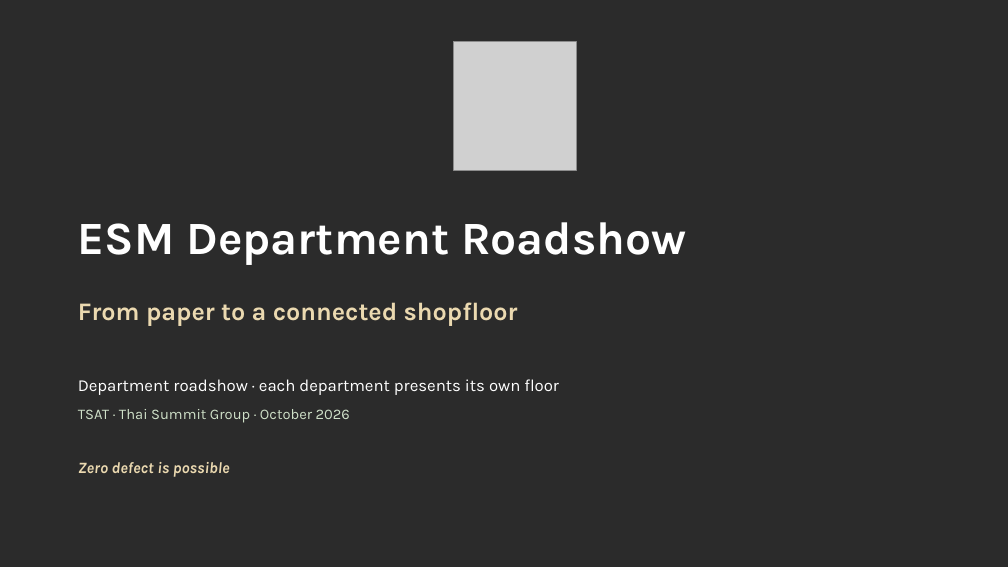
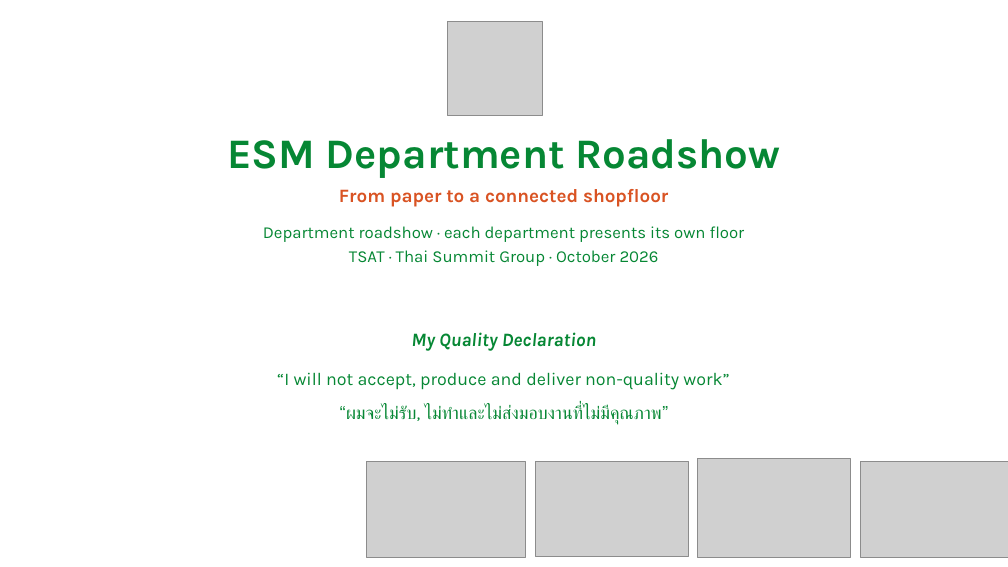
Before and after one commit to tsat4pd3-sketch/4Mmanagement, a slide deck: slide 1 of docs/meetings/TSAT_ESM_Department_Roadshow_2026-10.pptx. Drawn at 1008x567 pixels with LibreOffice and Linux fonts; fonts in the diff are those of the drawing; grey boxes stand for pictures; background and template pictures are left out; a plain dark background stands for a picture behind light text. Boxes give left, top, right and bottom in pixels: in the first picture for what was removed or moved away, otherwise in the second. Text is boxed around its words. In the diff, an @@ line names an element or a change of style, - is before the commit and + after.

```diff
--- a/docs/meetings/TSAT_ESM_Department_Roadshow_2026-10.pptx
+++ b/docs/meetings/TSAT_ESM_Department_Roadshow_2026-10.pptx
@@ background picture (left out) to #FFFFFF @@
@@ picture added at (448,21,542,116) @@
@@ picture removed at (454,42,576,170) @@
@@ text "ESM Department Roadshow": place and size @@
-text "ESM Department Roadshow" at (78,222,687,265)
+text "ESM Department Roadshow" at (227,139,780,178)
@@ text "ESM Department Roadshow" at (227,139,780,178): size 44 to 40 pt, text colour #FFFFFF to #068734; alignment left to centre; vertical alignment top to middle @@
@@ text "From paper to a connected ...": place and size @@
-text "From paper to a connected ..." at (78,302,518,326)
+text "From paper to a connected ..." at (339,189,668,207)
@@ text "From paper to a connected ..." at (339,189,668,207): size 24 to 18 pt, text colour #EBD9B0 to #D95323; alignment left to centre; vertical alignment top to middle @@
@@ text "Department roadshow · each department ...": place and size @@
-text "Department roadshow · each department ..." at (78,379,559,395)
+text "Department roadshow · each department ..." at (263,226,745,266)
@@ text at (263,226,745,242): text colour #FFFFFF to #068734 in "Department roadshow · each department presents its ..."; alignment left to centre; more space between paragraphs @@
@@ text at (349,250,659,266): paragraph added @@
+TSAT · Thai Summit Group · October 2026
@@ text added at (411,332,596,351), 18 pt, text #068734, bold, italic @@
+My Quality Declaration
@@ text at (277,372,729,390): text changed; size 14 to 17 pt; text colour #CFE0C8 to #068734 @@
-TSAT · Thai Summit Group · October 2026
+“I will not accept, produce and deliver non-quality work”
@@ text at (339,405,662,424): text changed; size 15 to 17 pt; text colour #EBD9B0 to #068734; bold off; italic off @@
-Zero defect is possible
+“ผมจะไม่รับ, ไม่ทำและไม่ส่งมอบงานที่ไม่มีคุณภาพ”
@@ picture added at (367,461,526,557) @@
@@ picture added at (535,461,689,557) @@
@@ picture added at (698,459,851,557) @@
@@ picture added at (861,461,1008,557) @@
```
Also in this commit, not shown: 18 other slides changed, 13 other files.
